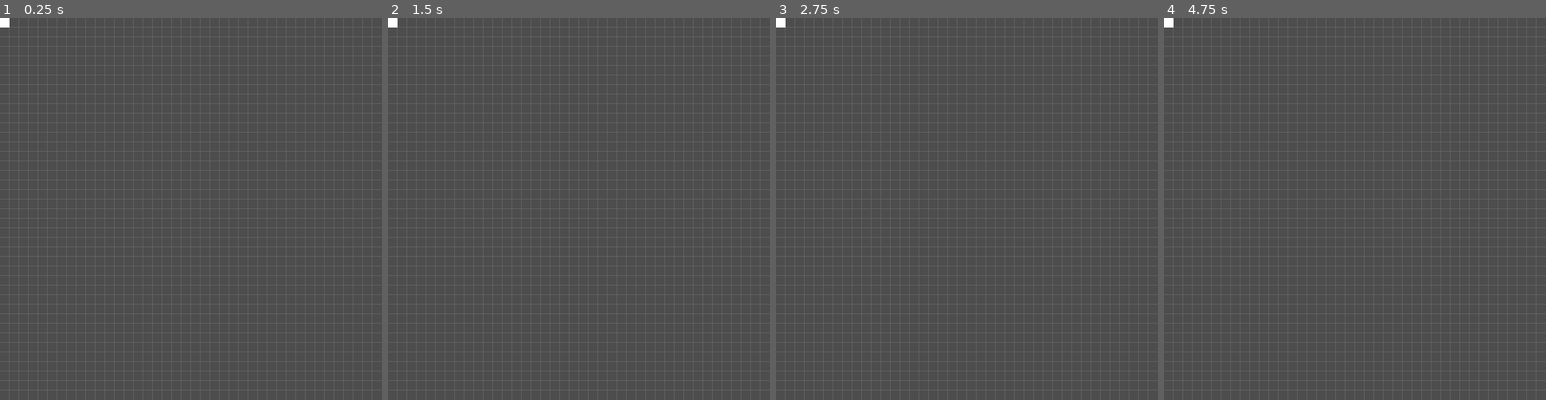
Above: before the commit, frames 1-4 (left to right).
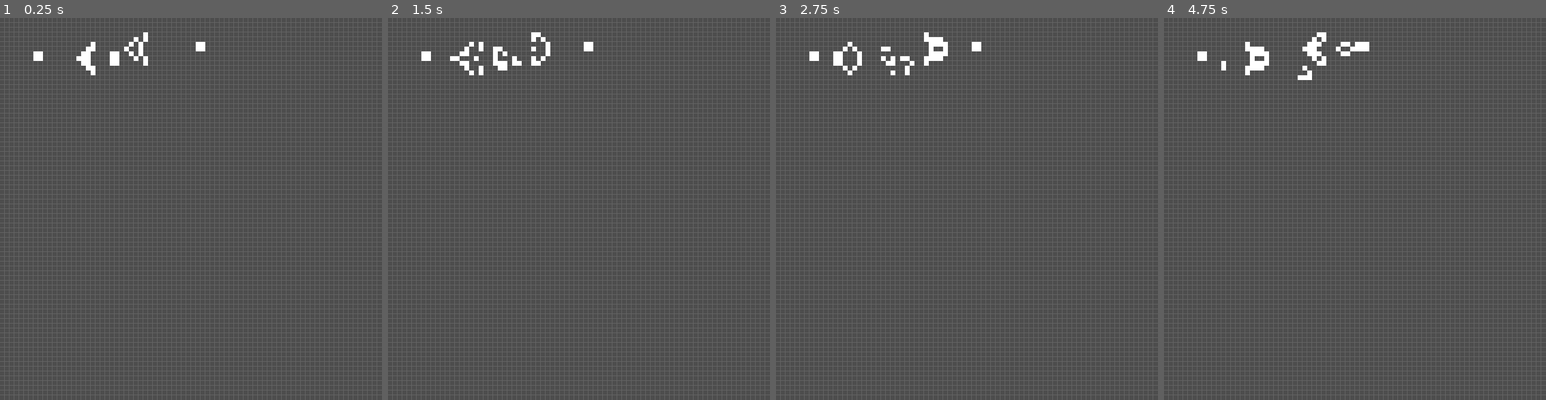
Above: after the commit, the same moments.

Repository: mholovaty/godot-game-of-life
Game: Godot game, scene res://board.tscn
The game is run twice, just before and just after one commit, with the same random seed, the same clock (stepped at 60 frames per second) and the same inputs.
Inputs:
- Up to frame 1 (0.25 s): no input
- Up to frame 2 (1.5 s): no input
- Up to frame 3 (2.75 s): no input
- Up to frame 4 (4.75 s): no input

The runs differ from the first frame. In frame 1, 0.7% of the frame differs, in the area x 0-54%, y 0-15%; in frame 2, 0.8%; in frame 3, 0.9%; in frame 4, 1.0%, in the area x 0-54%, y 0-17%.

Commit message:
Implemented game rules.

Diff:
--- a/grid.gd
+++ b/grid.gd
@@ -1,6 +1,6 @@
 extends Node2D
 
-const GRID_SIZE = 16
+const GRID_SIZE = 8
 const GRID_COLOR = Color(100/256.0, 100/256.0, 100/256.0)
 
 func _draw():
--- a/life.gd
+++ b/life.gd
@@ -1,8 +1,150 @@
 extends Node2D
 
-const GRID_SIZE = 16
+const GRID_SIZE = 8  # FIXME import the variable from grid.gd
 const CELL_COLOR = Color(256/256.0, 256/256.0, 256/256.0)
 
+var state = {
+	# Gosper Glider Gun
+
+	# TODO Add cell type
+	Vector2(2, 2): true,
+	Vector2(2, 3): true,
+	Vector2(3, 2): true,
+	Vector2(3, 3): true,
+
+	Vector2(12, 2): true,
+	Vector2(12, 3): true,
+	Vector2(12, 4): true,
+	Vector2(13, 1): true,
+	Vector2(13, 5): true,
+	Vector2(14, 0): true,
+	Vector2(14, 6): true,
+	Vector2(15, 0): true,
+	Vector2(15, 6): true,
+	Vector2(16, 3): true,
+	Vector2(17, 1): true,
+	Vector2(17, 5): true,
+	Vector2(18, 2): true,
+	Vector2(18, 3): true,
+	Vector2(18, 4): true,
+	Vector2(19, 3): true,
+
+	Vector2(22, 0): true,
+	Vector2(22, 1): true,
+	Vector2(22, 2): true,
+	Vector2(23, 0): true,
+	Vector2(23, 1): true,
+	Vector2(23, 2): true,
+	Vector2(24, 3): true,
+	Vector2(24, -1): true,
+	Vector2(26, 3): true,
+	Vector2(26, -1): true,
+	Vector2(26, -2): true,
+	Vector2(26, 4): true,
+
+	Vector2(36, 0): true,
+	Vector2(37, 0): true,
+	Vector2(36, 1): true,
+	Vector2(37, 1): true,
+}
+
+var timer
+
+
+func get_neighbors(st, cell: Vector2):
+	var n1 = Vector2(cell.x - 1, cell.y - 1)
+	var n2 = Vector2(cell.x - 1, cell.y + 0)
+	var n3 = Vector2(cell.x - 1, cell.y + 1)
+	var n4 = Vector2(cell.x + 0, cell.y - 1)
+	var n5 = Vector2(cell.x + 0, cell.y + 1)
+	var n6 = Vector2(cell.x + 1, cell.y - 1)
+	var n7 = Vector2(cell.x + 1, cell.y + 0)
+	var n8 = Vector2(cell.x + 1, cell.y + 1)
+
+	return {
+		n1: n1 in st,
+		n2: n2 in st,
+		n3: n3 in st,
+		n4: n4 in st,
+		n5: n5 in st,
+		n6: n6 in st,
+		n7: n7 in st,
+		n8: n8 in st,
+	}
+
+
+func count_alive(cells):
+	var count = 0
+	for k in cells:
+		if cells[k]:
+			count += 1
+	return count
+
+
+func becomes_dead(st, cell: Vector2):
+	var neighbors = get_neighbors(st, cell)
+	var count = count_alive(neighbors)
+	if count < 2:
+		return true
+	if count > 3:
+		return true
+	return false
+
+
+func becomes_alive(st, cell: Vector2):
+	var neighbors = get_neighbors(st, cell)
+	var count = count_alive(neighbors)
+	if count == 3:
+		return true
+	return false
+
+
+func _advance():
+	var old_state = state.duplicate()
+
+	state.clear()
+	for cell in old_state:
+		var is_alive = not becomes_dead(old_state, cell)
+		if is_alive:
+			state[cell] = is_alive
+		var neighbors = get_neighbors(old_state, cell)
+		for neighbor in neighbors:
+			if neighbor in state:
+				continue
+			if neighbors[neighbor]:
+				if not becomes_dead(old_state, neighbor):
+					state[neighbor] = true
+			else:
+				if becomes_alive(old_state, neighbor):
+					state[neighbor] = true
+
+func _ready():
+	timer = Timer.new()
+	# TODO Parameterize speed
+	timer.wait_time = 0.2
+	timer.one_shot = false
+	add_child(timer)
+	timer.timeout.connect(_on_timer_timeout)
+
+	timer.start()
+
+
+func _on_timer_timeout():
+	_advance()
+	queue_redraw()  # Request a redraw
+
+
+func _draw_cell(cell: Vector2):
+	# TODO Parameterize initial position
+	var x = (cell.x + 5) * GRID_SIZE
+	var y = (cell.y + 5) * GRID_SIZE
+	draw_rect(
+		Rect2(
+			Vector2(x, y),
+			Vector2(GRID_SIZE, GRID_SIZE)),
+		CELL_COLOR,
+		true)
+
 func _draw():
-	var screen_size = get_viewport_rect().size
-	draw_rect(Rect2(Vector2(0, 0), Vector2(16, 16)), CELL_COLOR, true)
+	for cell in state:
+		_draw_cell(cell)
--- a/project.godot
+++ b/project.godot
@@ -21,6 +21,11 @@
 window/size/viewport_height=640
 window/stretch/mode="canvas_items"
 
+[editor]
+
+movie_writer/movie_file="/home/deck/workspace/game-of-life/record.avi"
+movie_writer/fps=30
+
 [rendering]
 
 renderer/rendering_method="gl_compatibility"
